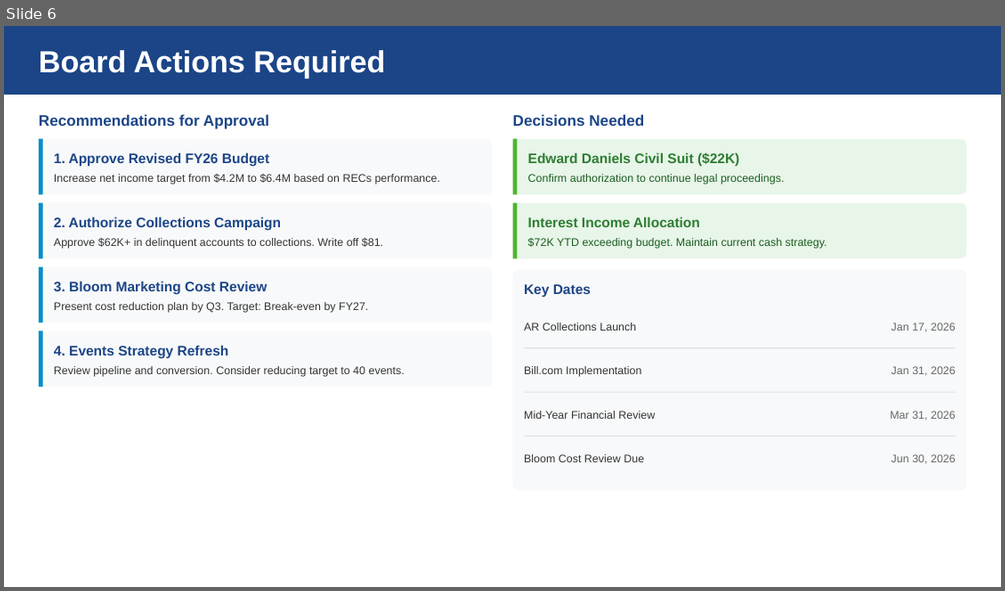
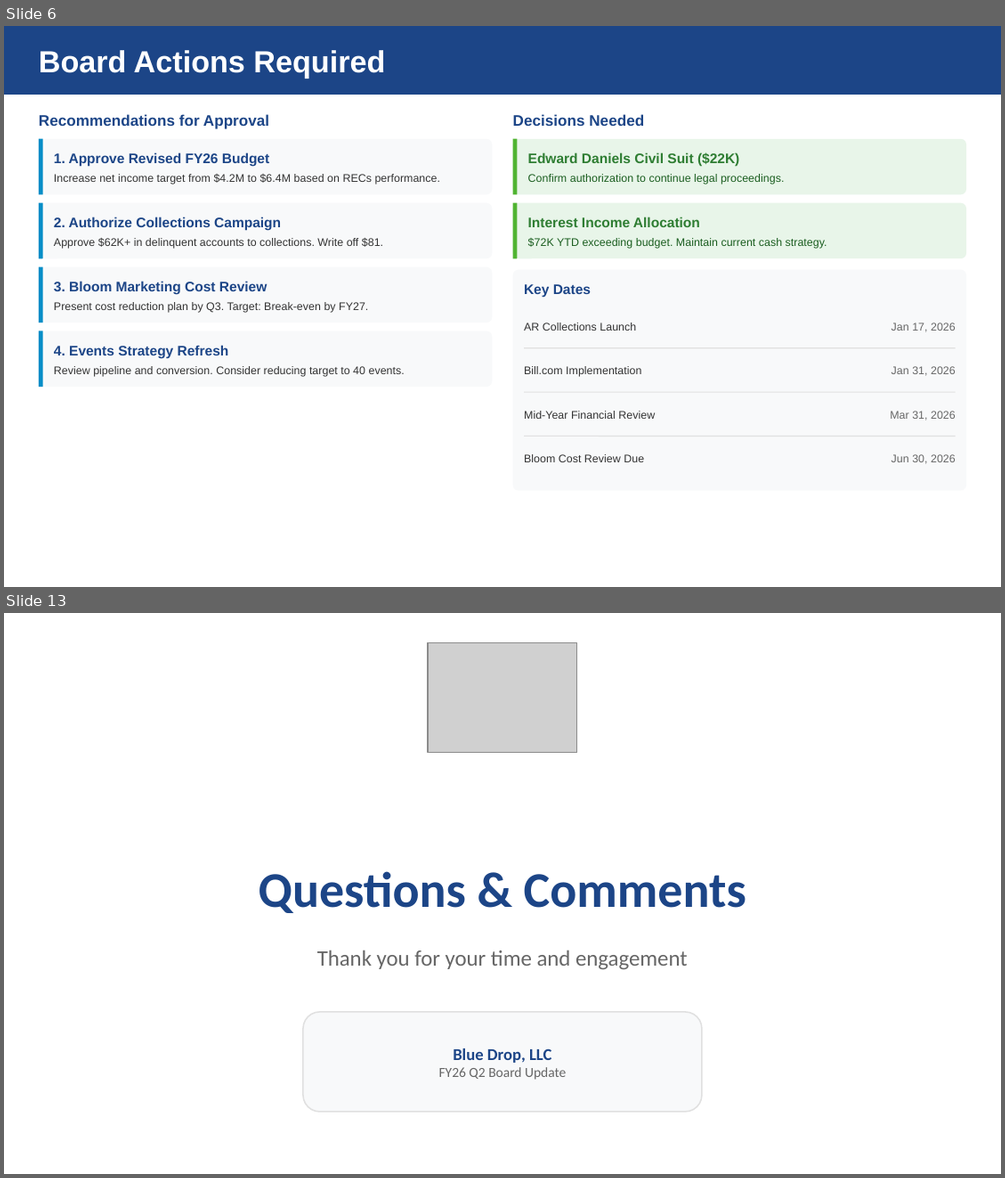
Before and after one commit to lovesha-hqoevents/BOARDUPDATE, a slide deck: Documents/SDO - Workspace/FY26_Q2_Board_Presentation.pptx. Shown one above the other, each under a label of ours: slide 6 before the commit, slides 6 and 13 after it; the slides between them are not shown. The pictures are 1005x591 and 1005x1178 pixels, drawn with LibreOffice and Linux fonts; fonts in the diff are those of the drawing; grey boxes stand for pictures. Boxes give left, top, right and bottom in pixels: in the first picture for what was removed or moved away, otherwise in the second. Text is boxed around its words. In the diff, an @@ line names an element or a change of style, - is before the commit and + after.

```diff
--- a/Documents/SDO - Workspace/FY26_Q2_Board_Presentation.pptx
+++ b/Documents/SDO - Workspace/FY26_Q2_Board_Presentation.pptx
@@ slide 13 added at box(4, 613, 1001, 1174), background #FFFFFF @@
@@ picture added at box(428, 643, 577, 753) @@
@@ text added at box(259, 871, 746, 913), 36 pt, text #1C4587, bold @@
+Questions & Comments
@@ text added at box(317, 949, 688, 969), 16 pt, text #666666 @@
+Thank you for your time and engagement
@@ rounded rectangle added at box(303, 1012, 702, 1111), fill #F8F9FA, outline #E0E0E0 1 pt @@
@@ text added at box(439, 1048, 566, 1079), 10 pt, text #666666 @@
+Blue Drop, LLC
+FY26 Q2 Board Update
```
Also in this commit, not shown: 1 slide changed, 5 other slides added, 9 other files.
